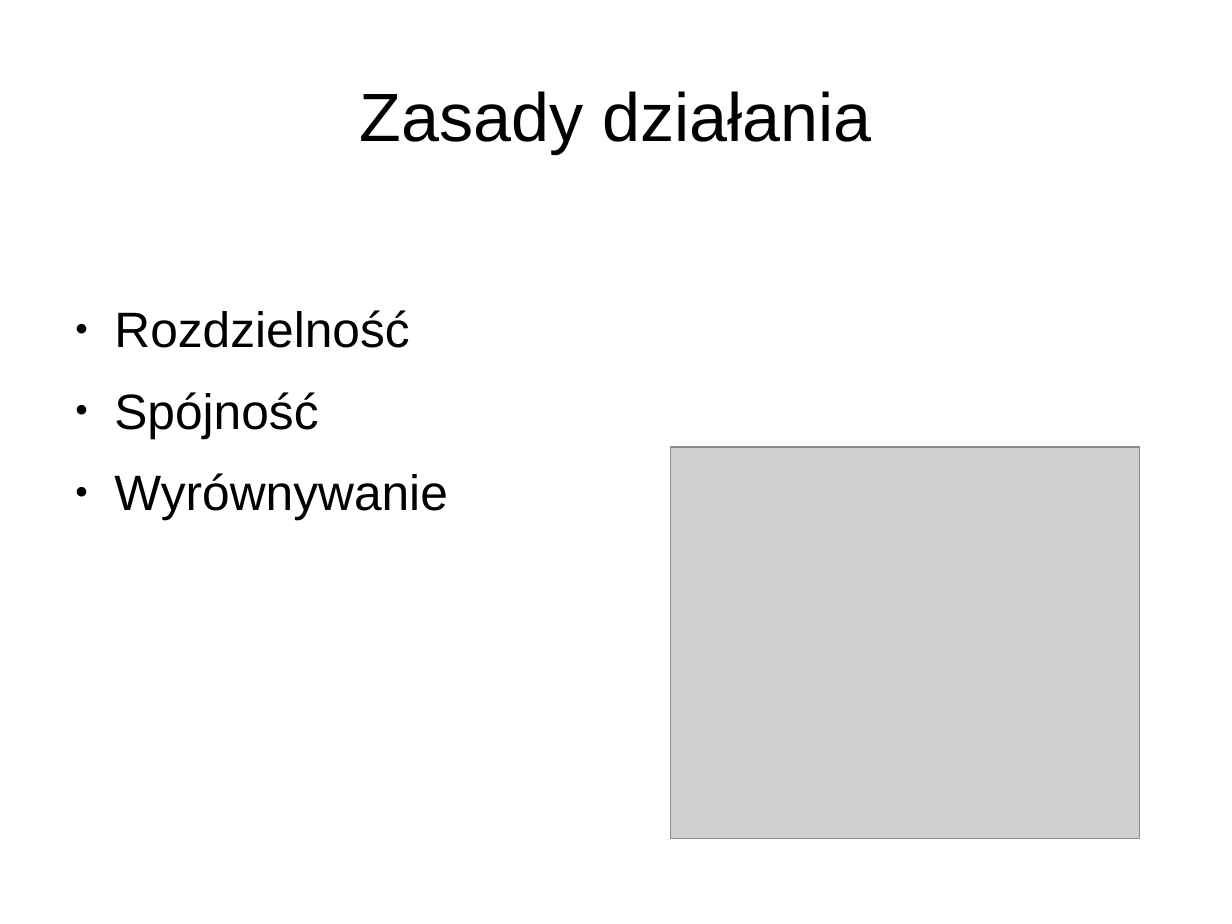
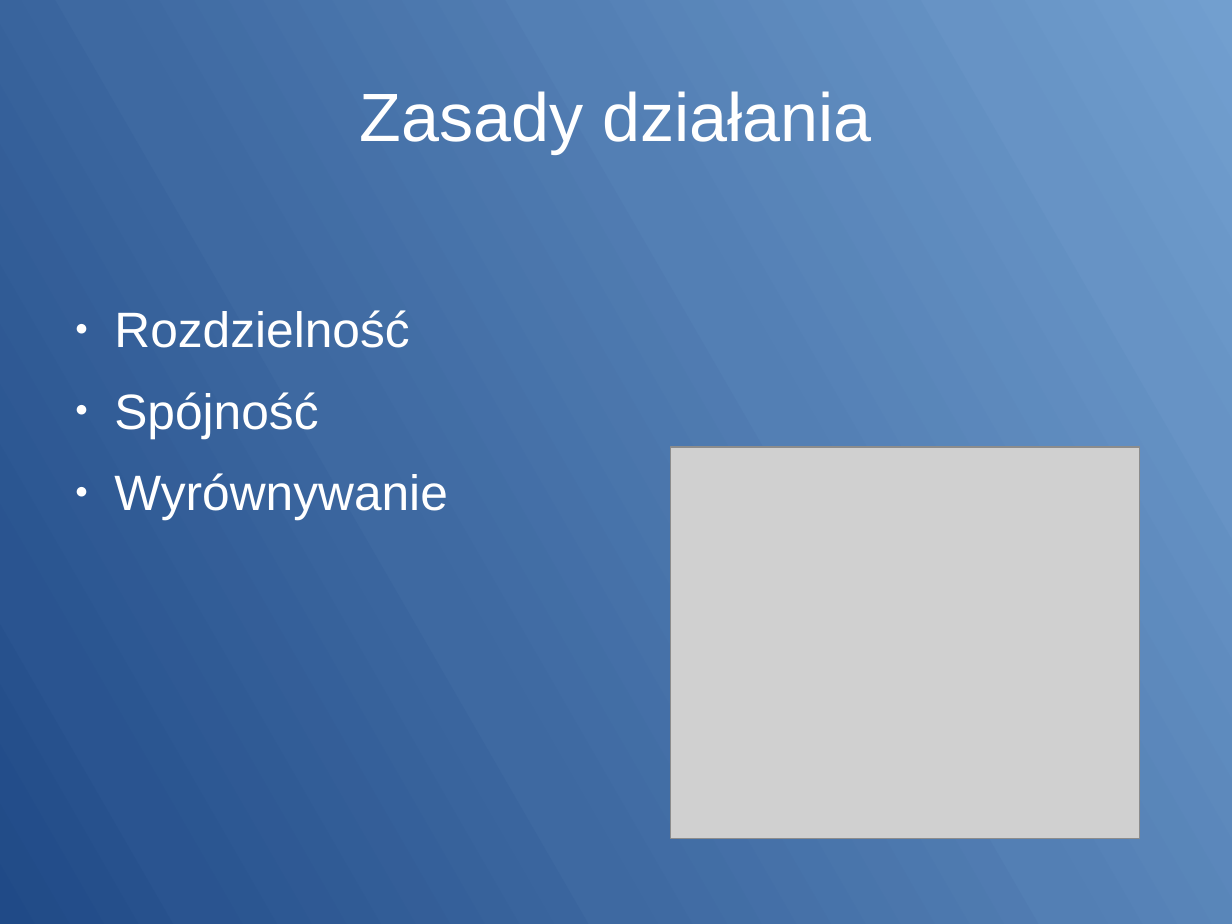
Before and after one commit to janwojcik5/HerdSimulation, a slide deck: slide 4 of Prezentacja.odp. Drawn at 1232x924 pixels with LibreOffice and Linux fonts; fonts in the diff are those of the drawing; grey boxes stand for pictures. Boxes give left, top, right and bottom in pixels: in the first picture for what was removed or moved away, otherwise in the second. Text is boxed around its words. In the diff, an @@ line names an element or a change of style, - is before the commit and + after.

```diff
--- a/Prezentacja.odp
+++ b/Prezentacja.odp
@@ background #FFFFFF to gradient #729FCF to #709DCE to #6F9CCC to #6D9ACB to #6B98C9 to #6A97C8 @@
@@ title "Zasady działania" at [359,91,871,153]: text colour #000000 to #FFFFFF @@
@@ text "Rozdzielność" at [114,310,447,520]: text colour #000000 to #FFFFFF; bullet colour #000000 to #FFFFFF @@
```
Also in this commit, not shown: 7 other slides changed, 3 slides added, 2 other files.
